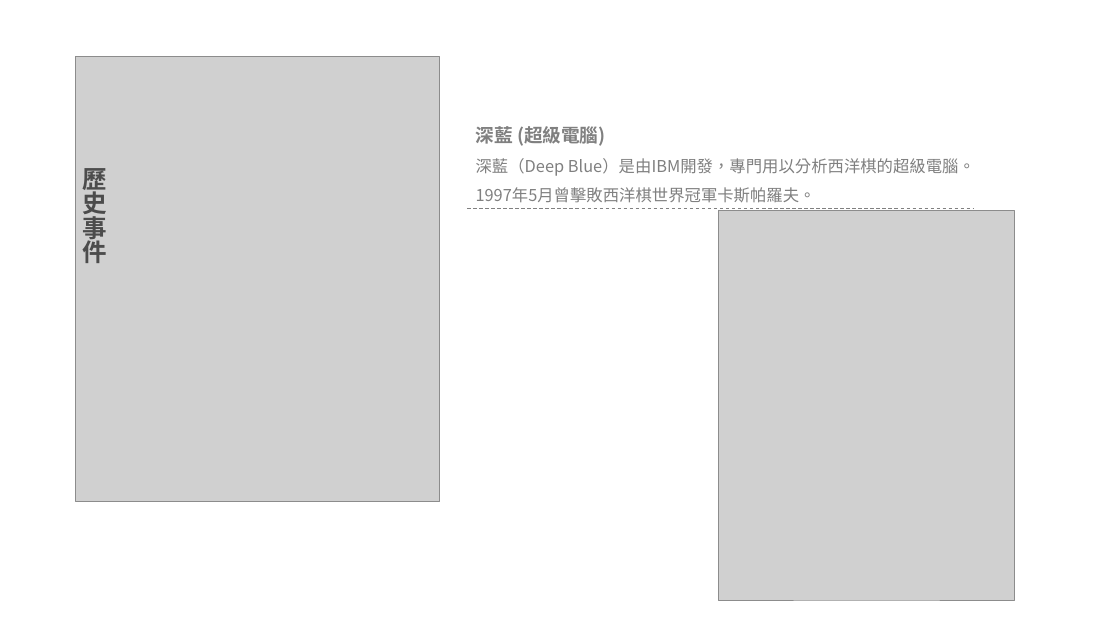
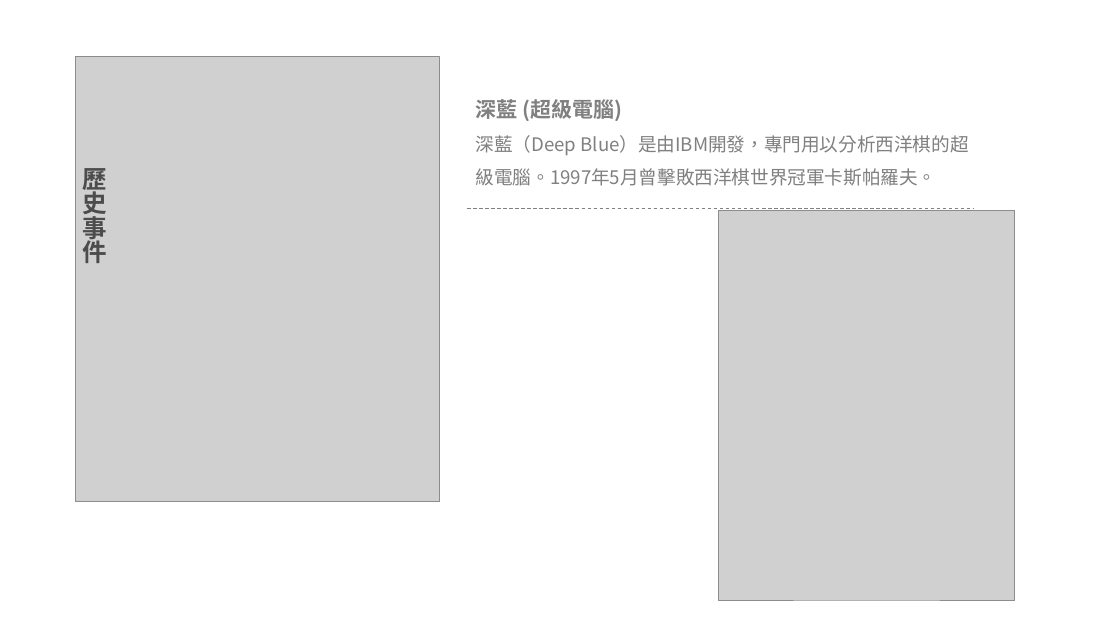
Before and after one commit to pcmsricky/chatbot, a slide deck: slide 6 of NLP2.pptx. Drawn at 1120x630 pixels with LibreOffice and Linux fonts; fonts in the diff are those of the drawing; grey boxes stand for pictures; background and template pictures are left out. Boxes give left, top, right and bottom in pixels: in the first picture for what was removed or moved away, otherwise in the second. Text is boxed around its words. In the diff, an @@ line names an element or a change of style, - is before the commit and + after.

```diff
--- a/NLP2.pptx
+++ b/NLP2.pptx
@@ text "深藍 (超級電腦)": place and size @@
-text "深藍 (超級電腦)" at [476, 126, 975, 203]
+text "深藍 (超級電腦)" at [476, 99, 969, 186]
@@ text "深藍 (超級電腦)" at [476, 99, 969, 186]: size 16 to 18 pt in "深藍 (超級電腦)"; size 14 to 16 pt in "深藍（Deep Blue）是由IBM開發，專門用以分析西洋棋的超級電腦。1997年5月曾擊敗西洋棋世界冠軍卡斯帕羅夫。" @@
```
Also in this commit, not shown: 9 other slides changed, 4 slides added, 1 slide removed, 3 other files.
